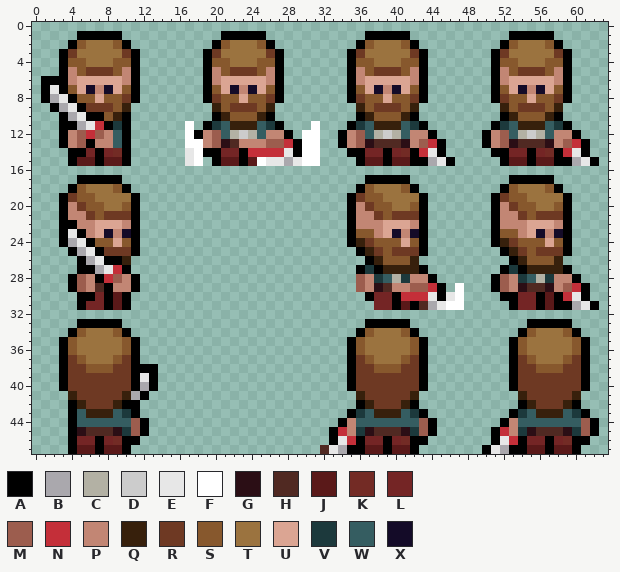
Pixel-art sprite -- assets/HumanAnimations/Player/Player-Attack.png. That is the earlier state.
The file is 64x48 pixels. The old version is drawn lined up with the new one.
Palette (. is transparent): A #000000  B #aaa8ad  C #b3b1a4  D #cccccc  E #e7e7e7  F #ffffff  G #2b0e15  H #502922  J #5a1919  K #732b25  L #742525  M #9c5d4e  N #c42f39  P #c28674  Q #37200c  R #6e3923  S #87582d  T #9b733f  U #dba593  V #1c393c  W #355d61  X #140b28
Pixels before (only the part around the change), first column x 9:
 8 SRA.......ARSSUSSRA.......ARSSUSSRA
 9 SQ.........QSRRRSQ.........QSRRRSQ.
10 QA.........AQSSSQA.........AQSSSQA.
11 VA......F.AVWQQQWVA...F...AVWQQQWVA
12 WA......FAPMWCDCWPPA.FF..APMWCDCWPP
13 WA......FFPMGHPPPMMNAFF..APMGHHHGPM
14 KA......EFAALLANNNNEAFF...AALLALKAN
15 JA......EF.AJJAJFEEBEFF....AJJAJJAA
16 ...................................
17 A...........................AAAAA..
18 SA.........................ASTTTSA.
19 TTA.......................ARSSTTTTA
20 TSA.......................APRSSTTSA
21 RRA.......................APPRSRRRA
22 UPA.......................APPPUUUPA
23 PXA.......................ASSPUXPXA
24 USA.......................AQRSSSUSA
25 RRA........................AQRSRRRA
26 AQ..........................AQSSSQ.
27 NA.........................AVAQQQQA
28 MPA........................MPVWCVPP
29 PPA........................MPGHPPMM
30 JA..........................ALLANNN
31 JA...........................LLAJAH
32 ...................................
33 A...........................AAAAA..
34 SA.........................ASTTTSA.
35 TSA.......................ASTTTTTSA
36 TSA.......................ASTTTTTSA
37 SRA.......................ARSTTTSRA
38 RRAAA.....................ARRSSSRRA
39 RRAEA.....................ARRRRRRRA
40 RRABA.....................ARRRRRRRA
41 RQBA.......................QRRRRRQ.
42 QAA........................AQRRRQA.
43 WVA.......................AVWQQQWVA
44 WWMA.....................APWWWWWWWM
45 GVMA....................ANPVGHHHGVM
46 KAA.....................AENALLALKAA
47 JA.....................HEBAAJJAJJA.
The result:
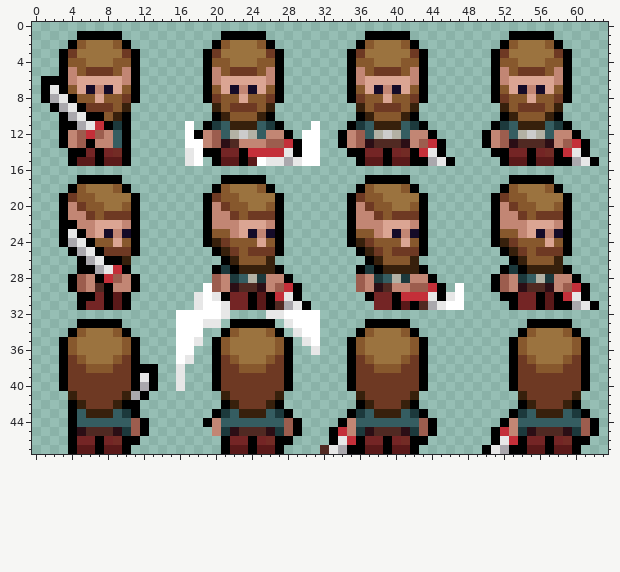
Edits made:
drawings rearranged on the sheet (the old picture shows each at its new place; 2 dropped ones are not shown)
Changed rows in their new state; - is an unchanged pixel.
first column x 16:
17 -----AAAAA------
18 ----ASTTTSA-----
19 ---ARSSTTTTA----
20 ---APRSSTTSA----
21 ---APPRSRRRA----
22 ---APPPUUUPA----
23 ---ASSPUXPXA----
24 ---AQRSSSUSA----
25 ----AQRSRRRA----
26 -----AQSSSQ-----
27 ----AVAQQQQA----
28 ----MPVWCVPPA---
29 ---FMPGHHGPMNA--
30 --EFEALLAJANEA--
31 --EFFELLAJAHBEA-
32 FFFFFE----EEFFFF
33 FFFEE-AAAAA-EFFF
34 FFF--ASTTTSA-EFF
35 FFE-ASTTTTTSA-EF
36 FF--ASTTTTTSA--E
37 FE--ARSTTTSRA---
38 E---ARRSSSRRA---
39 E---ARRRRRRRA---
40 E---ARRRRRRRA---
41 -----QRRRRRQ----
42 -----AQRRRQA----
43 ----AVWQQQWVA---
44 ---APWWWWWWWMA--
45 ----PVGHHHGVMA--
46 -----ALLALKAA---
47 -----AJJAJJA----
